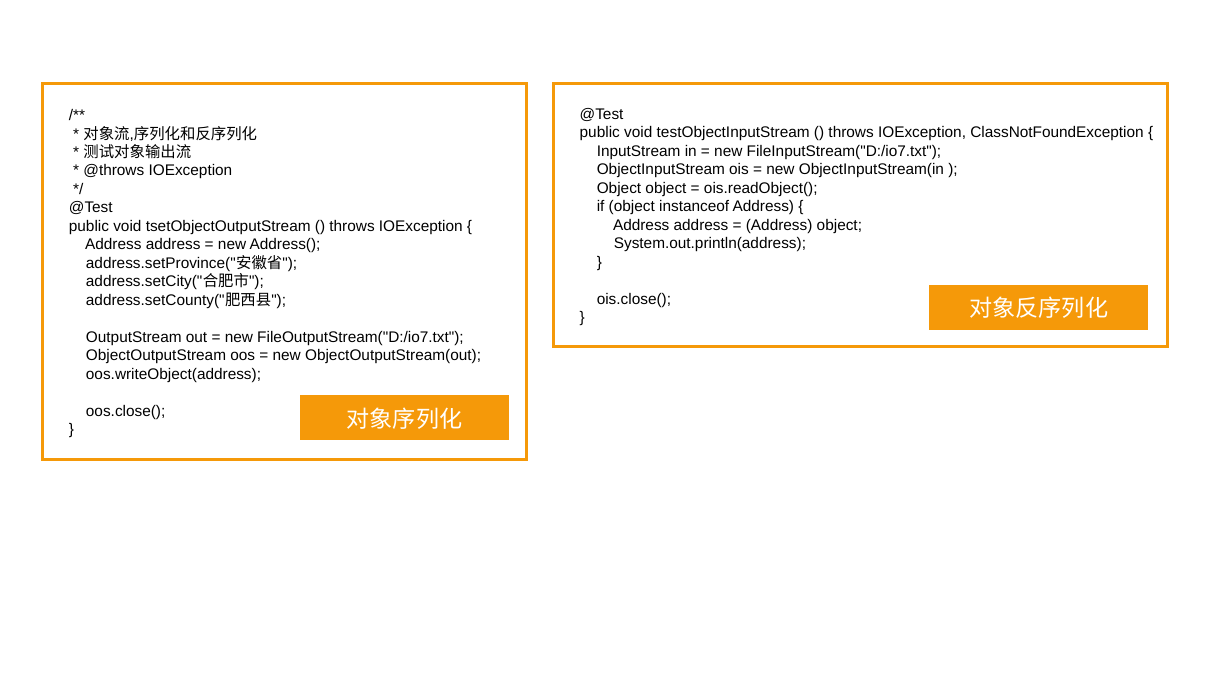
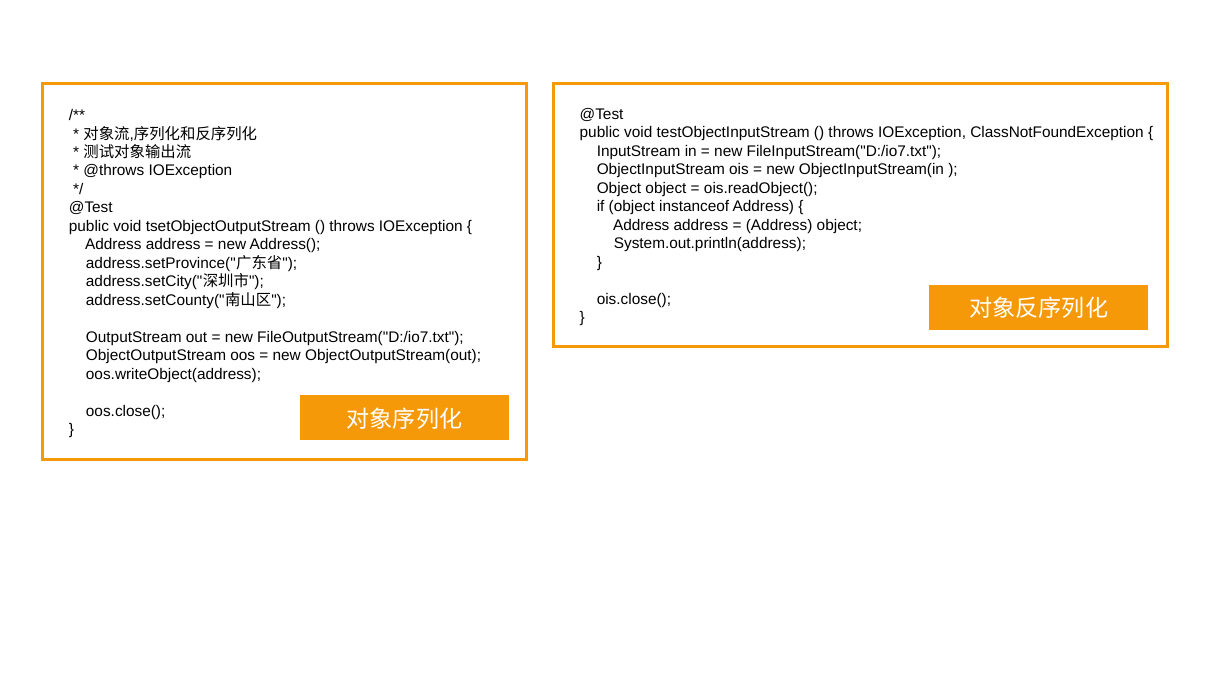
Before and after one commit to linkknown/PPT, a slide deck: slide 31 of 基础PPT/JavaSE进阶第三版/第6章：Java IO基础.pptx (slide 30 before the commit). Drawn at 1232x693 pixels with LibreOffice and Linux fonts; fonts in the diff are those of the drawing; background and template pictures are left out. Boxes give left, top, right and bottom in pixels: in the first picture for what was removed or moved away, otherwise in the second. Text is boxed around its words. In the diff, an @@ line names an element or a change of style, - is before the commit and + after.

```diff
--- a/基础PPT/JavaSE进阶第三版/第6章：Java IO基础.pptx
+++ b/基础PPT/JavaSE进阶第三版/第6章：Java IO基础.pptx
@@ text in rectangle at (x1=86, y1=255, x2=297, y2=308): text changed @@
-address.setProvince("安徽省");
-address.setCity("合肥市");
-address.setCounty("肥西县");
+address.setProvince("广东省");
+address.setCity("深圳市");
+address.setCounty("南山区");
```
Also in this commit, not shown: 12 other slides changed, 2 slides added, 1 slide removed, 12 other files.
